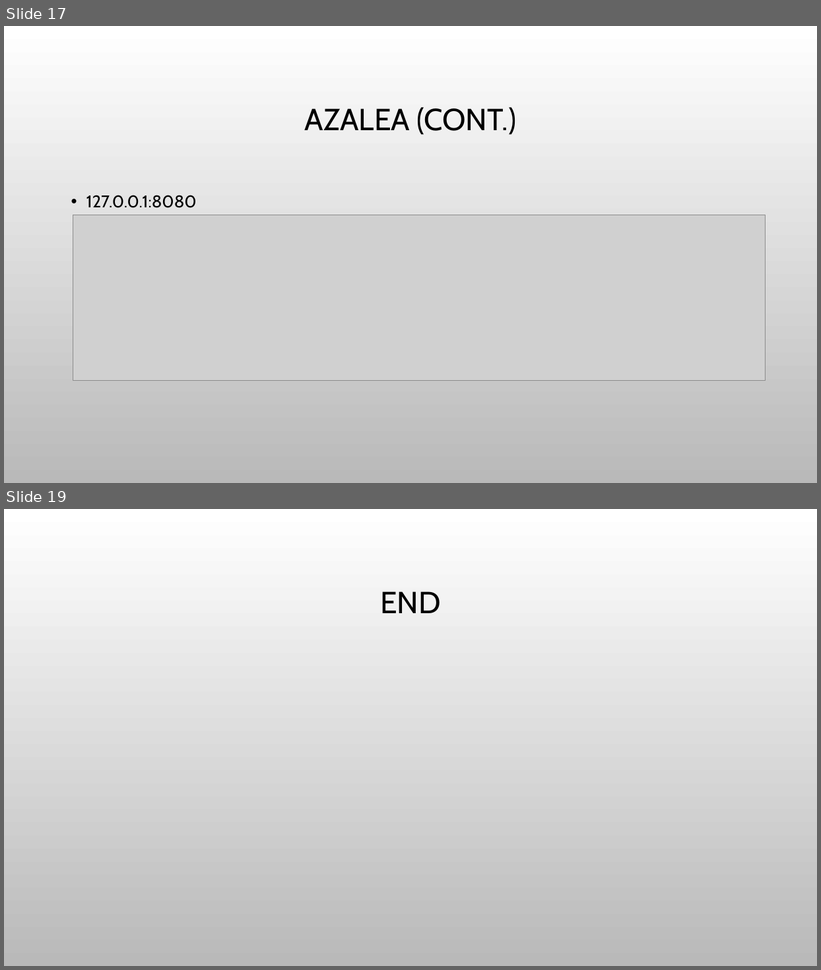
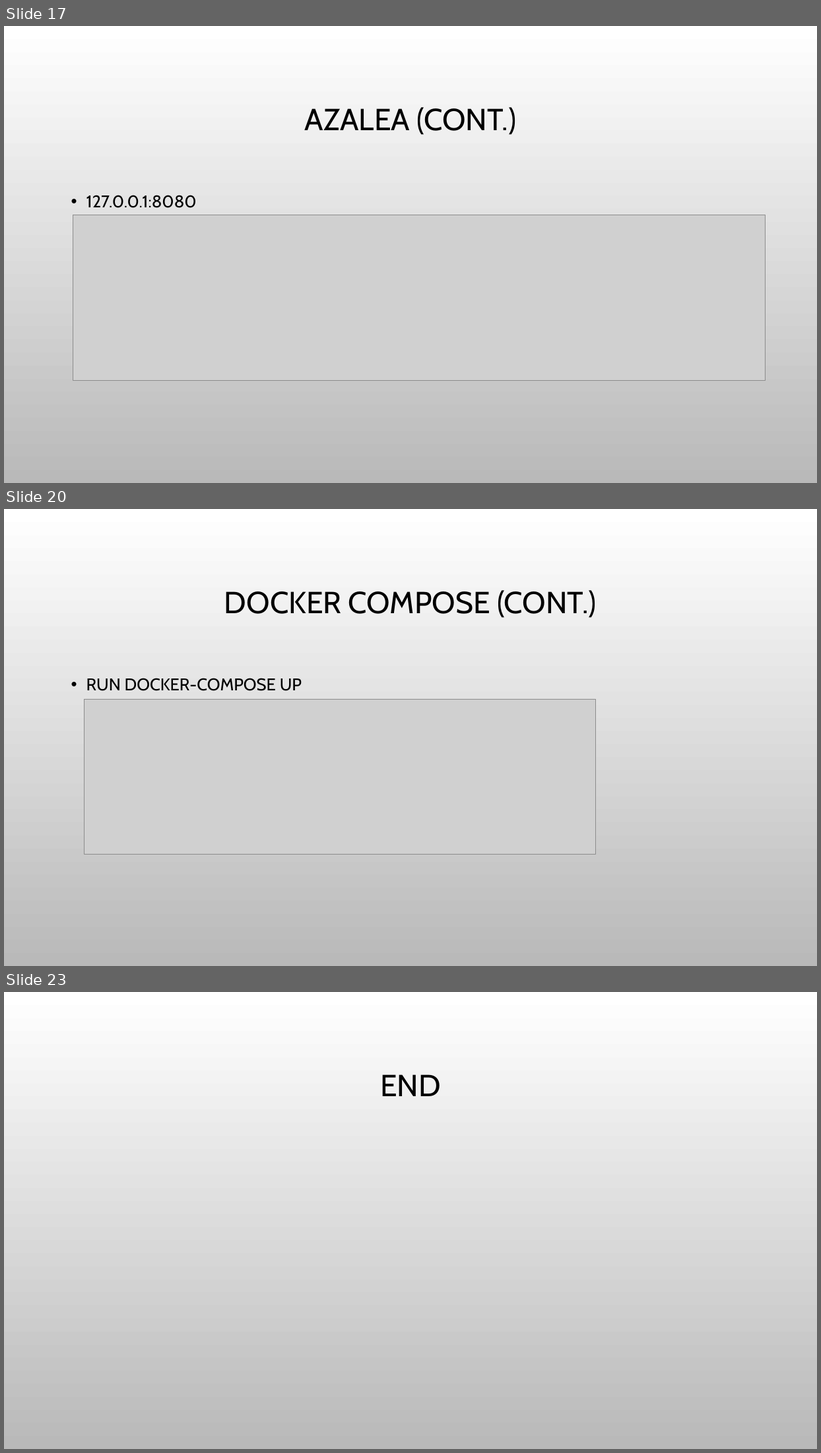
Before and after one commit to haixiang1977/iris, a slide deck: Docker architect.pptx. Shown one above the other, each under a label of ours: slides 17 and 19 before the commit, slides 17, 20 and 23 after it; the slides between them are not shown. The pictures are 821x970 and 821x1453 pixels, drawn with LibreOffice and Linux fonts; fonts in the diff are those of the drawing; grey boxes stand for pictures; background and template pictures are left out. Boxes give left, top, right and bottom in pixels: in the first picture for what was removed or moved away, otherwise in the second. Text is boxed around its words. In the diff, an @@ line names an element or a change of style, - is before the commit and + after.

Commit message:
Update docker-compose file

```diff
--- a/Docker architect.pptx
+++ b/Docker architect.pptx
@@ slide 20 added at box(4, 509, 817, 966), background picture (left out) @@
@@ title added at box(224, 590, 597, 618), 36 pt, text #000000 @@
+DOCKER COMPOSE (CONT.)
@@ text added at box(86, 678, 302, 691), 20 pt, text #000000 @@
+• RUN DOCKER-COMPOSE UP
@@ picture added at box(85, 699, 596, 854) @@
@@ what was slide 19 is now slide 23 @@
```
Also in this commit, not shown: 1 slide changed, 3 other slides added, 1 other file.
